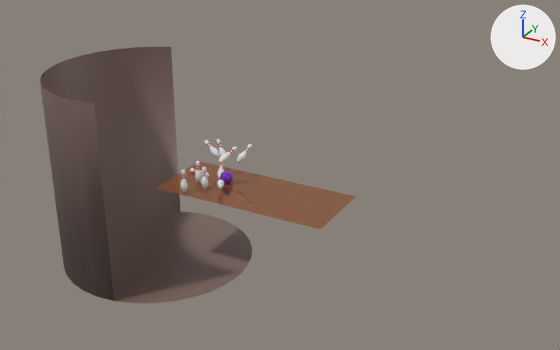
An edit to the Blender file BlenderCourse/BowlAndPinsBlender/scenBallPins.blend, drawn before and after from the same camera.
Before and after are seen from a camera (50 mm lens) standing at (5.71, -9.54, 5.15) and looking at (0.48, -0.03, 0.39). Every picture has the same lights, and +X, +Y and +Z are marked at upper right.

Objects in the first picture: 'Alley.001', 'Ball.001', 'BowllingPin.018', 'Cylinder'.
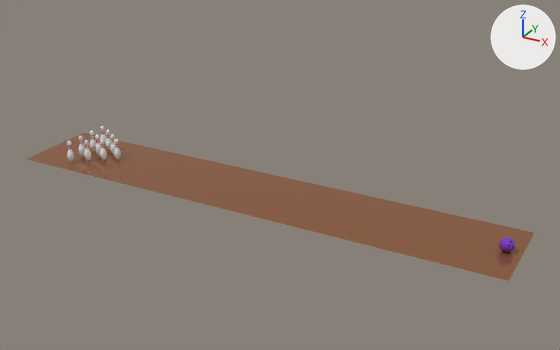
Where the newer file only moved an object's origin or applied its transform, the numbers keep the older frame.

Boxes (x1, y1, x2, y2) around the edits, measured in the pictures (560 x 350 px):
'Cylinder', hidden
    before: (40, 47, 252, 303)
'Alley.001', rescaled (151% wider, 119% taller)
    before: (155, 162, 356, 229)
    after: (27, 133, 534, 281)
'Ball.001', moved
    before: (220, 171, 233, 184)
    after: (499, 237, 515, 253)
'BowllingPin.018', deleted
    before: (195, 161, 202, 183)
'BowllingPin.020', added
    after: (67, 141, 74, 162)

Patch to the scene script:
```diff
--- a/BlenderCourse/BowlAndPinsBlender/scenBallPins.blend.py
+++ b/BlenderCourse/BowlAndPinsBlender/scenBallPins.blend.py
@@ me_mesh_033 @@
+me_mesh_033.from_pydata(...)  # 1416 vertices, 1394 faces; spans x -0.059..0.059, y -0.059..0.059, z -0.181..0.198
+me_mesh_033.polygons.foreach_set('use_smooth', [True] * 1394)
+# faces by material slot: [1346, 48]
+me_mesh_033.materials.append(mat_pin)  # white #e7e7e7
+me_mesh_033.materials.append(mat_pinstripes)  # red #e70912
@@ ob_cylinder @@
 ob_cylinder = bpy.data.objects.new('Cylinder', me_cylinder)
-ob_cylinder.location = (-1.67, -0.38, 0.22)
+ob_cylinder.location = (-3.68, -0.38, 0.22)
 ob_cylinder.scale = (1.58, 1.58, 1.58)
+ob_cylinder.hide_render = True
@@ ob_ball_001 @@
 ob_ball_001 = bpy.data.objects.new('Ball.001', me_icosphere_002)
-ob_ball_001.location = (-0.57, 0.09, 0.08)
+ob_ball_001.location = (3.96, 0.0, 0.09)
 ob_ball_001.rotation_euler = (0.0788, 0.151, -0.504)  # degrees (4.5, 8.7, -29)
@@ ob_alley_001 @@
 ob_alley_001.location = (0.0, 0.0, 0.0)
+ob_alley_001.scale = (2.83, 1.17, 1.0)
@@ ob_bowllingpin_018 @@
-ob_bowllingpin_018 = bpy.data.objects.new('BowllingPin.018', me_mesh_018)
-ob_bowllingpin_018.location = (-0.96, -0.13, 0.0)
@@ ob_bowllingpin_020 @@
+ob_bowllingpin_020 = bpy.data.objects.new('BowllingPin.020', me_mesh_033)
+ob_bowllingpin_020.location = (-3.38, -0.46, 0.18)
```
